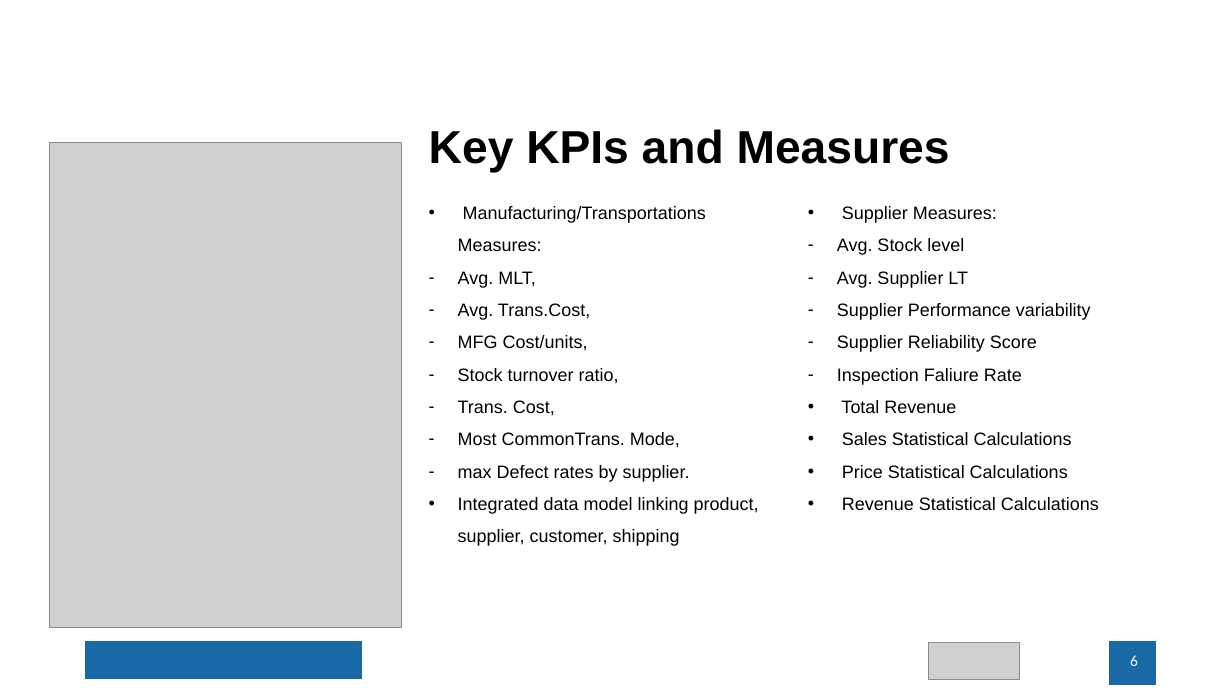
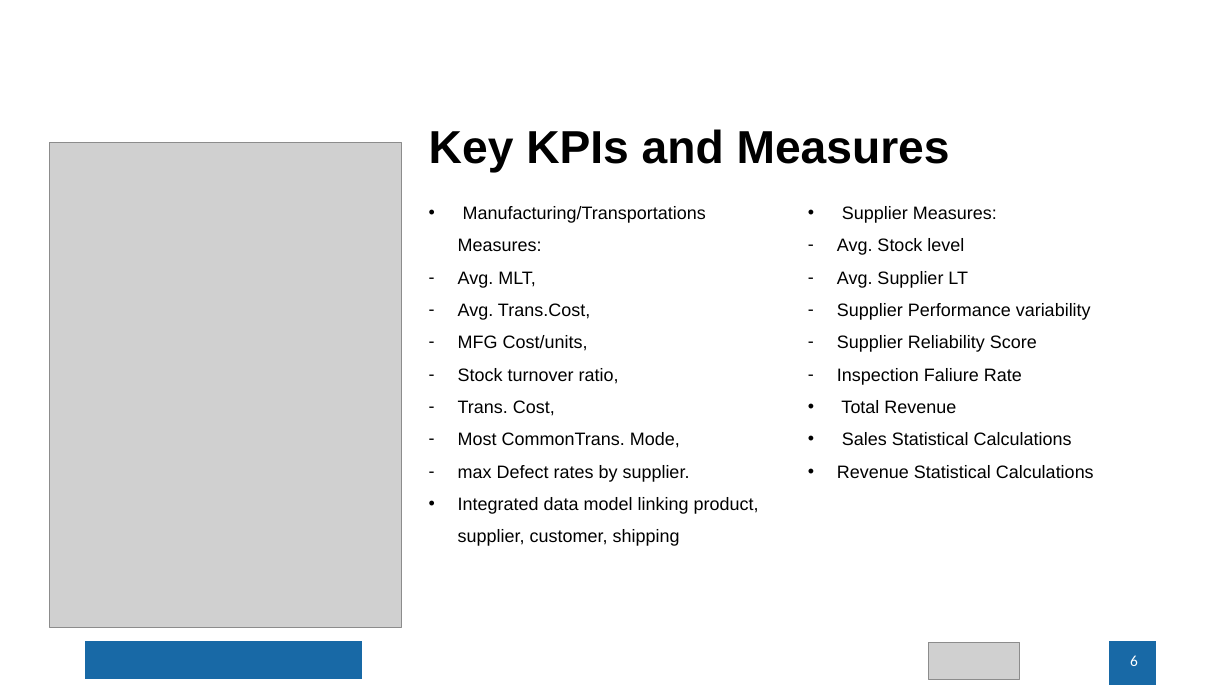
Before and after one commit to Moeayman13/supply-chain-analysis, a slide deck: slide 6 of Project presentation/presentation .pptx. Drawn at 1232x693 pixels with LibreOffice and Linux fonts; fonts in the diff are those of the drawing; grey boxes stand for pictures; background and template pictures are left out. Boxes give left, top, right and bottom in pixels: in the first picture for what was removed or moved away, otherwise in the second. Text is boxed around its words. In the diff, an @@ line names an element or a change of style, - is before the commit and + after.

```diff
--- a/Project presentation/presentation .pptx
+++ b/Project presentation/presentation .pptx
@@ text at bbox=[842, 465, 1068, 478]: paragraph removed @@
-• Price Statistical Calculations
```
